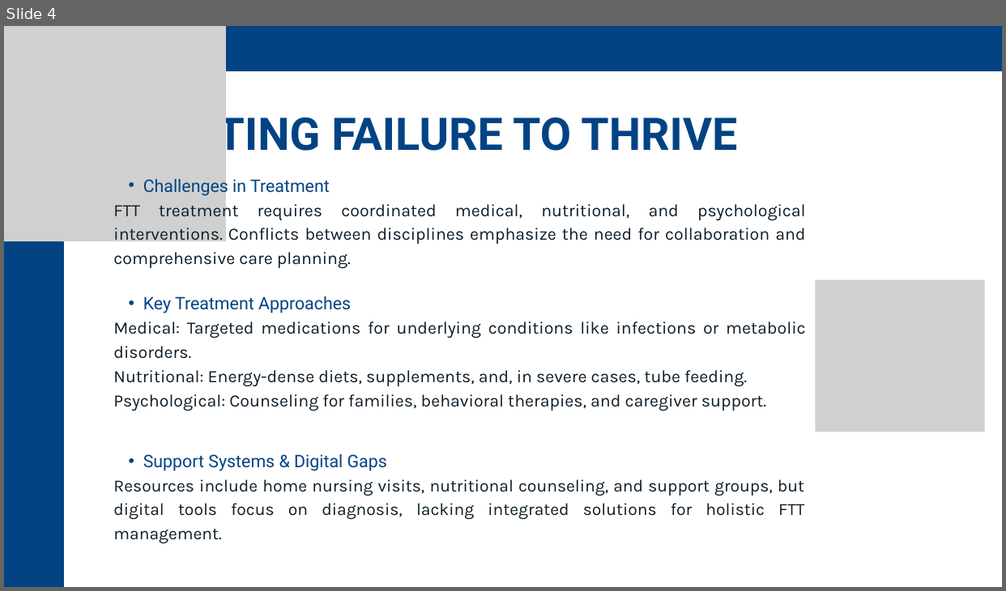
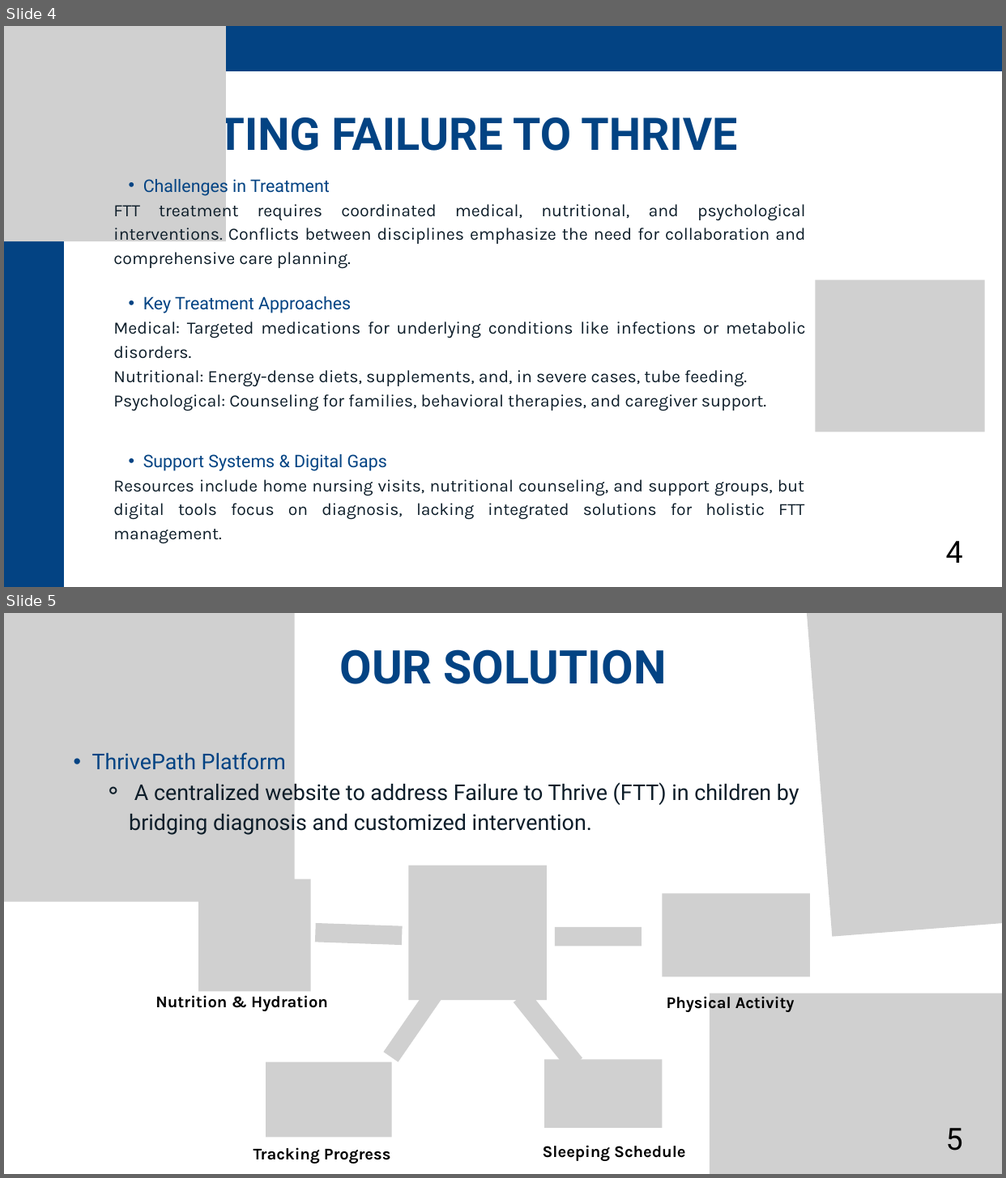
Before and after one commit to t5avish/ThrivePath, a slide deck: Phase A/ThrivePath - Presentation.pptx. Shown one above the other, each under a label of ours: slide 4 before the commit, slides 4 and 5 after it. The pictures are 1006x591 and 1006x1178 pixels, drawn with LibreOffice and Linux fonts; fonts in the diff are those of the drawing; grey boxes stand for pictures. Boxes give left, top, right and bottom in pixels: in the first picture for what was removed or moved away, otherwise in the second. Text is boxed around its words. In the diff, an @@ line names an element or a change of style, - is before the commit and + after.

Commit message:
update ThrivePath Presentation

```diff
--- a/Phase A/ThrivePath - Presentation.pptx
+++ b/Phase A/ThrivePath - Presentation.pptx
@@ slide 5 added at [4, 613, 1002, 1174], background #FFFFFF @@
@@ picture added at [4, 613, 295, 901] @@
@@ picture added at [806, 613, 1002, 936] @@
@@ text added at [339, 649, 667, 684], 67 pt, text #034383, bold @@
+OUR SOLUTION
@@ text added at [92, 752, 799, 836], 31.4 pt, text #0D1D29 @@
+  • ThrivePath Platform
+    ⚬ A centralized website to address Failure to Thrive (FTT) in children by bridging diagnosis and customized intervention.
@@ picture added at [198, 879, 311, 992] @@
@@ picture added at [409, 866, 547, 1000] @@
@@ picture added at [663, 893, 810, 977] @@
@@ picture added at [315, 923, 403, 945] @@
@@ picture added at [555, 927, 641, 946] @@
@@ text added at [155, 995, 328, 1012], 23.5 pt, text #000000, bold @@
+Nutrition & Hydration
@@ picture added at [383, 985, 445, 1063] @@
@@ picture added at [513, 990, 582, 1071] @@
@@ text added at [667, 993, 795, 1012], 23.5 pt, text #000000, bold @@
+Physical Activity
@@ picture added at [710, 993, 1002, 1174] @@
@@ picture added at [266, 1062, 392, 1137] @@
@@ picture added at [544, 1059, 663, 1128] @@
@@ text added at [543, 1145, 686, 1161], 23.5 pt, text #000000, bold @@
+Sleeping Schedule
@@ text added at [946, 1128, 963, 1151], 44 pt, text #000000 @@
+5
@@ text added at [253, 1148, 391, 1164], 23.5 pt, text #000000, bold @@
+Tracking Progress
@@ slide 4 changed as well @@
@@ text added at [946, 541, 963, 563], 44 pt, text #000000 @@
+4
```
Also in this commit, not shown: 22 other slides changed, 2 other slides added, 1 slide removed.
